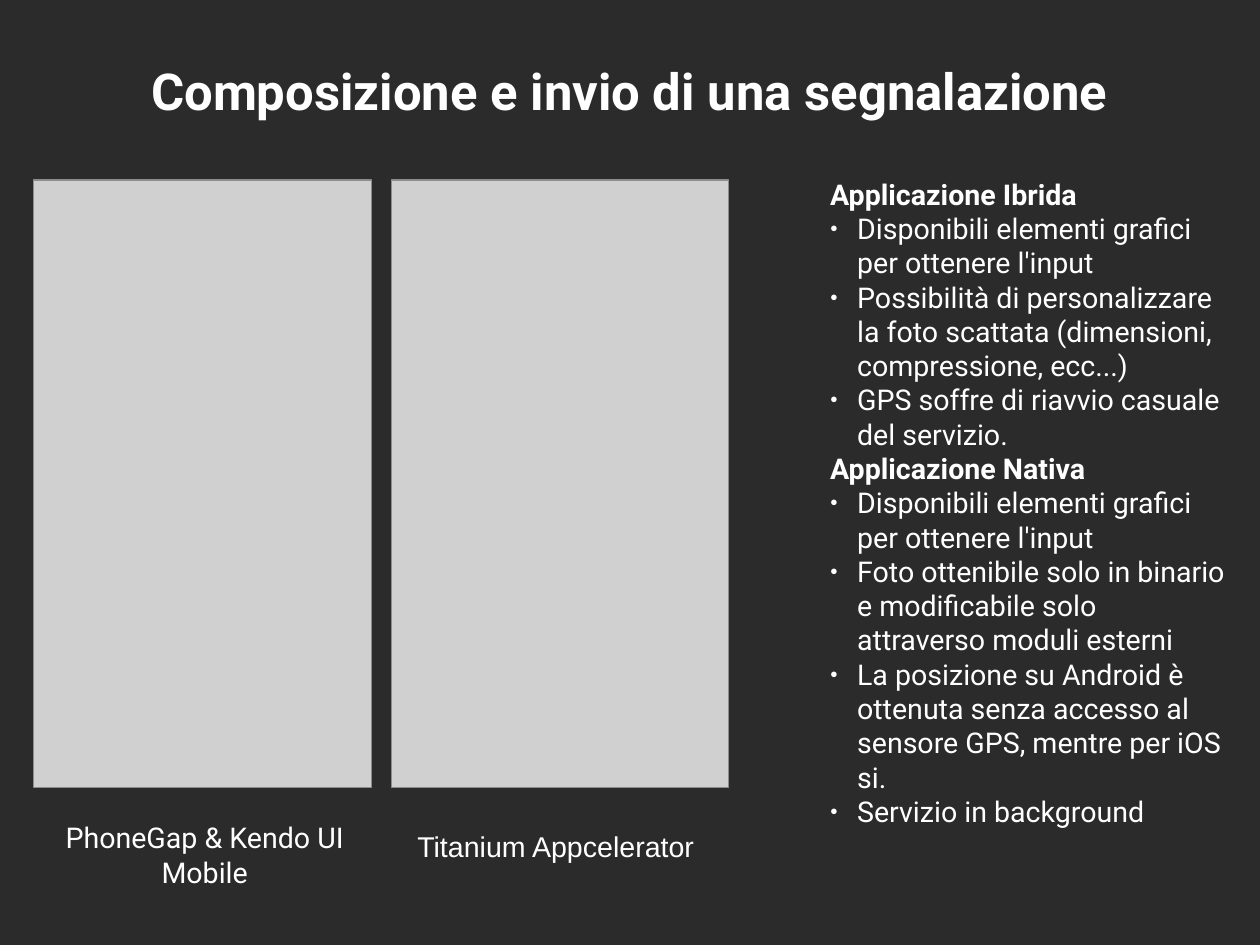
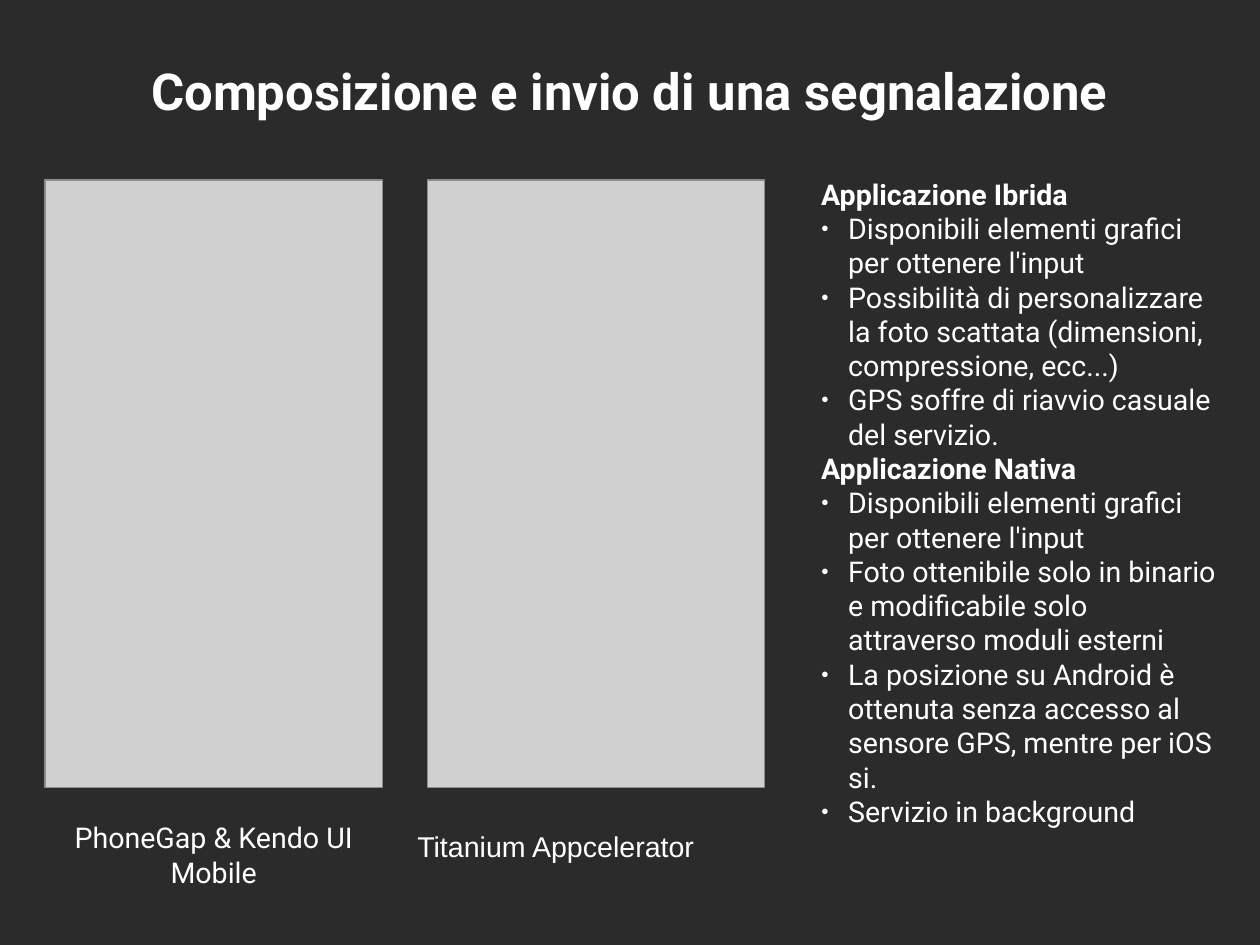
Before and after one commit to mircobe87/tesi-crossplatform, a slide deck: slide 6 of presentazione/presentazione.odp. Drawn at 1260x945 pixels with LibreOffice and Linux fonts; fonts in the diff are those of the drawing; grey boxes stand for pictures; background and template pictures are left out; a plain dark background stands for a picture behind light text. Boxes give left, top, right and bottom in pixels: in the first picture for what was removed or moved away, otherwise in the second. Text is boxed around its words. In the diff, an @@ line names an element or a change of style, - is before the commit and + after.

```diff
--- a/presentazione/presentazione.odp
+++ b/presentazione/presentazione.odp
@@ text "Applicazione Ibrida": place and size @@
-text "Applicazione Ibrida" at (830, 183, 1224, 828)
+text "Applicazione Ibrida" at (821, 183, 1215, 828)
@@ picture: place and size @@
-picture at (34, 180, 372, 787)
+picture at (45, 180, 382, 787)
@@ picture: place and size @@
-picture at (392, 180, 729, 787)
+picture at (428, 180, 765, 787)
@@ text "PhoneGap & Kendo UI Mobile": place and size @@
-text "PhoneGap & Kendo UI Mobile" at (66, 826, 343, 884)
+text "PhoneGap & Kendo UI Mobile" at (75, 826, 352, 884)
```
Also in this commit, not shown: 2 other slides changed, 2 slides added, 1 slide removed.
